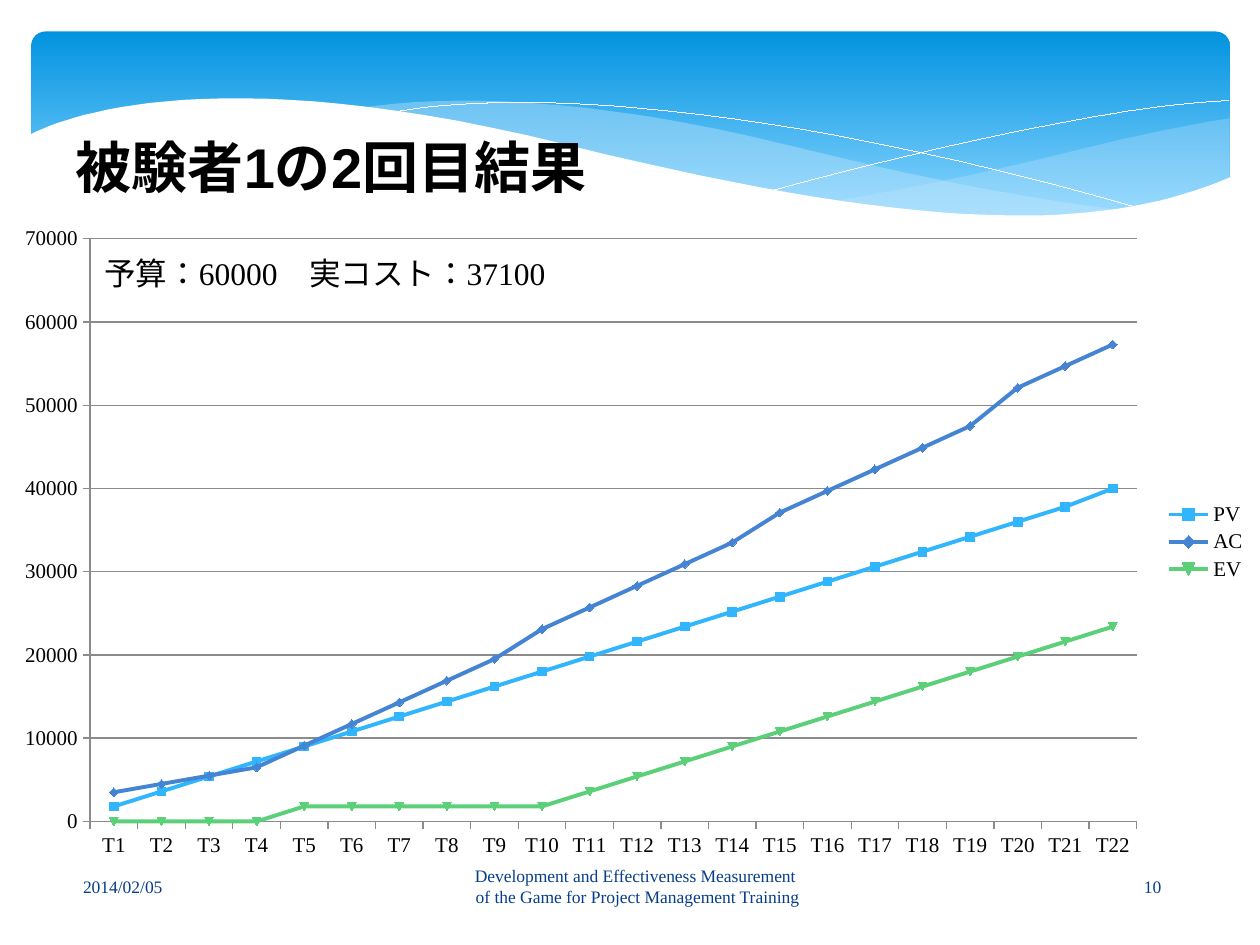
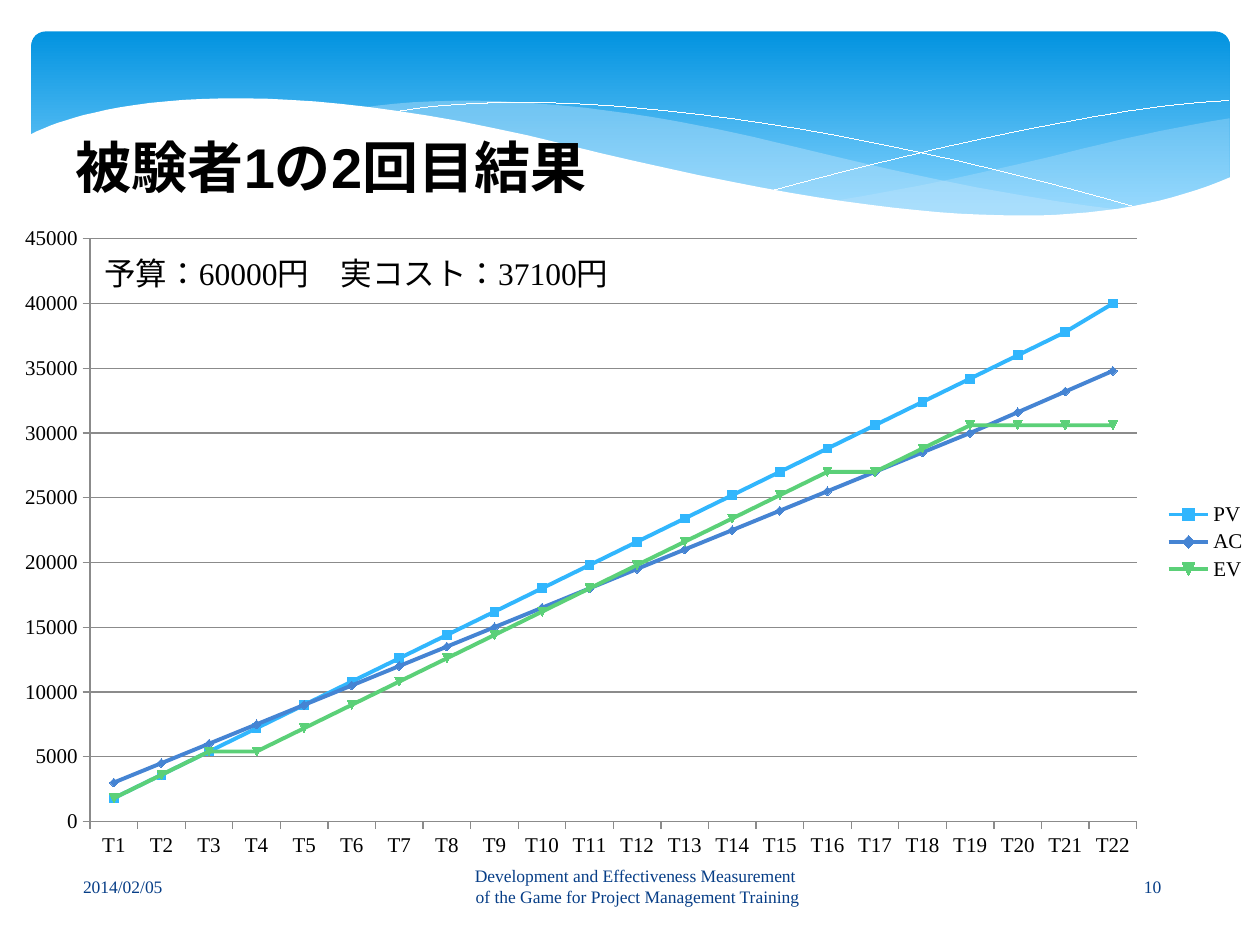
Before and after one commit to keimatsui/kadai, a slide deck: slide 10 of 卒業論文/2012/HTET MYET MUN WIN/卒論発表プレゼン.pptx. Drawn at 1260x945 pixels with LibreOffice and Linux fonts; fonts in the diff are those of the drawing. Boxes give left, top, right and bottom in pixels: in the first picture for what was removed or moved away, otherwise in the second. Text is boxed around its words. In the diff, an @@ line names an element or a change of style, - is before the commit and + after.

```diff
--- a/卒業論文/2012/HTET MYET MUN WIN/卒論発表プレゼン.pptx
+++ b/卒業論文/2012/HTET MYET MUN WIN/卒論発表プレゼン.pptx
@@ line chart at (0, 214, 1260, 869) @@
-AC: 4000, 4000, 6000, 6000, 9000, 12000, 14000, 17000, 20000, 23000, 26000, 28000, 31000, 34000, 37000, 40000, 42000, 45000, 48000, 52000, 55000, 57000
+AC: 3000, 4000, 6000, 8000, 9000, 10000, 12000, 14000, 15000, 16000, 18000, 20000, 21000, 22000, 24000, 26000, 27000, 28000, 30000, 32000, 33000, 35000
-EV: 0, 0, 0, 0, 2000, 2000, 2000, 2000, 2000, 2000, 4000, 5000, 7000, 9000, 11000, 13000, 14000, 16000, 18000, 20000, 22000, 23000
+EV: 2000, 4000, 5000, 5000, 7000, 9000, 11000, 13000, 14000, 16000, 18000, 20000, 22000, 23000, 25000, 27000, 27000, 29000, 31000, 31000, 31000, 31000
@@ text at (104, 258, 609, 288): text changed @@
-予算：60000 実コスト：37100
+予算：60000円 実コスト：37100円
```
Also in this commit, not shown: 3 other slides changed.
